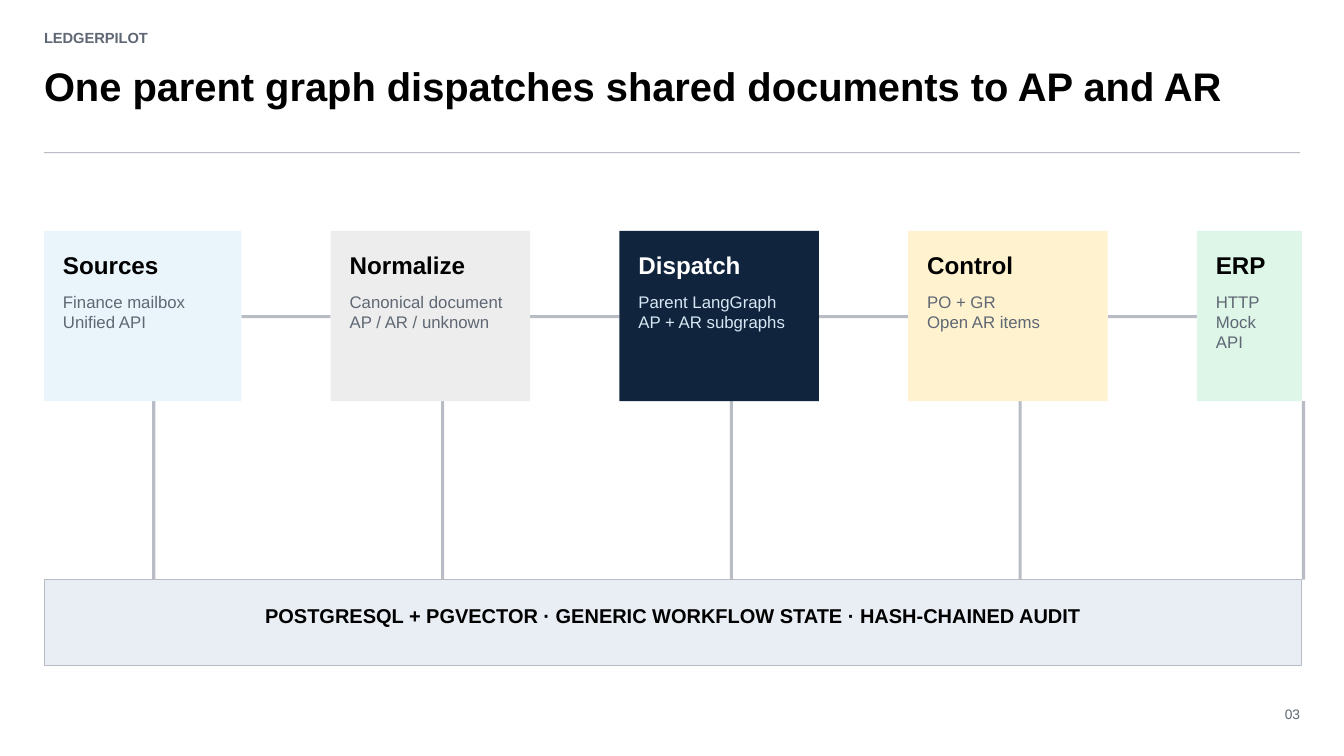
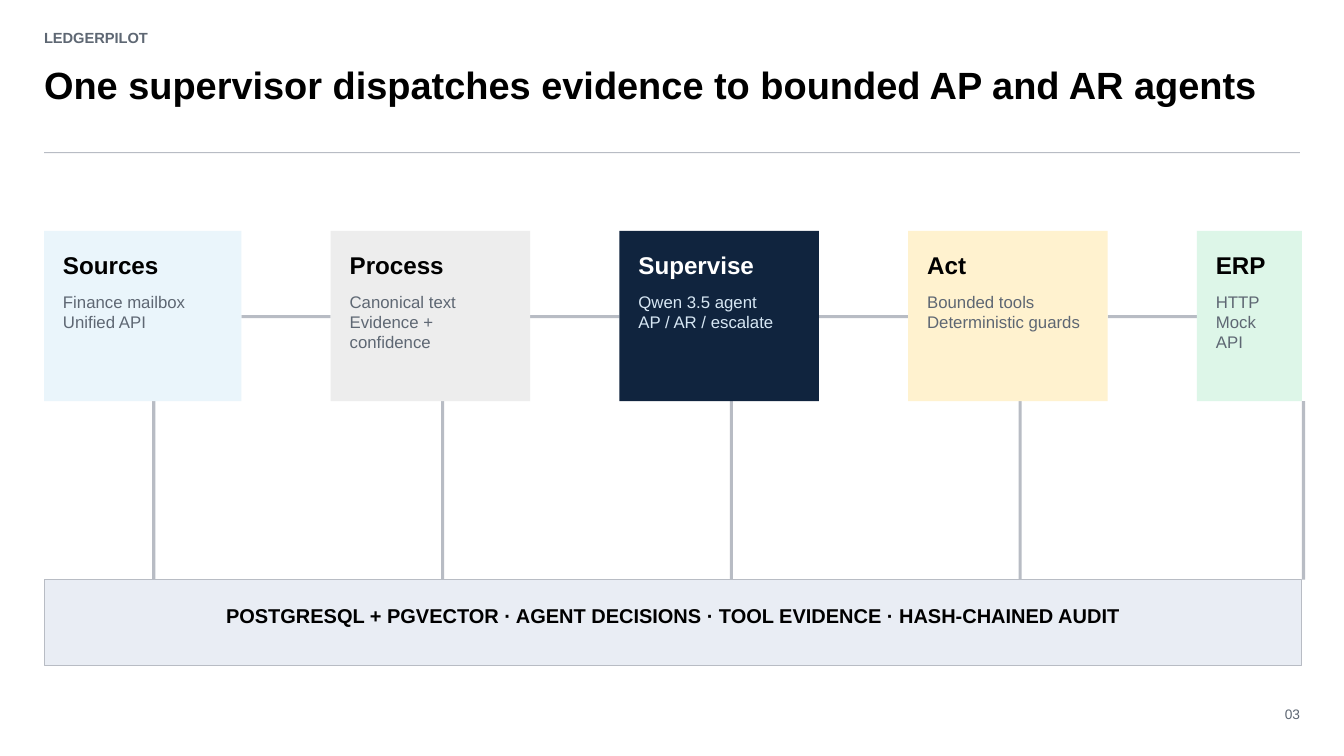
Before and after one commit to saifs1315/Agentic-Invoice-to-Payment, a slide deck: slide 3 of presentation/LedgerPilot_Assignment_Deck.pptx. Drawn at 1344x756 pixels with LibreOffice and Linux fonts; fonts in the diff are those of the drawing. Boxes give left, top, right and bottom in pixels: in the first picture for what was removed or moved away, otherwise in the second. Text is boxed around its words. In the diff, an @@ line names an element or a change of style, - is before the commit and + after.

Commit message:
Make AP and AR workflows mandatory AI agents

```diff
--- a/presentation/LedgerPilot_Assignment_Deck.pptx
+++ b/presentation/LedgerPilot_Assignment_Deck.pptx
@@ text at (44,71,1256,107): text changed; size 28.5 to 27.1 pt @@
-One parent graph dispatches shared documents to AP and AR
+One supervisor dispatches evidence to bounded AP and AR agents
@@ text at (350,257,444,275): text changed @@
-Normalize
+Process
@@ text at (638,256,754,279): text changed @@
-Dispatch
+Supervise
@@ text at (927,257,966,275): text changed @@
-Control
+Act
@@ text at (350,296,456,348): text changed @@
-Canonical document
-AP / AR / unknown
+Canonical text
+Evidence + confidence
@@ text at (638,296,773,328): text changed @@
-Parent LangGraph
-AP + AR subgraphs
+Qwen 3.5 agent
+AP / AR / escalate
@@ text at (927,296,1080,332): text changed @@
-PO + GR
-Open AR items
+Bounded tools
+Deterministic guards
@@ text at (226,609,1119,627): text changed @@
-POSTGRESQL + PGVECTOR · GENERIC WORKFLOW STATE · HASH-CHAINED AUDIT
+POSTGRESQL + PGVECTOR · AGENT DECISIONS · TOOL EVIDENCE · HASH-CHAINED AUDIT
```
Also in this commit, not shown: 8 other slides changed, 38 other files.
